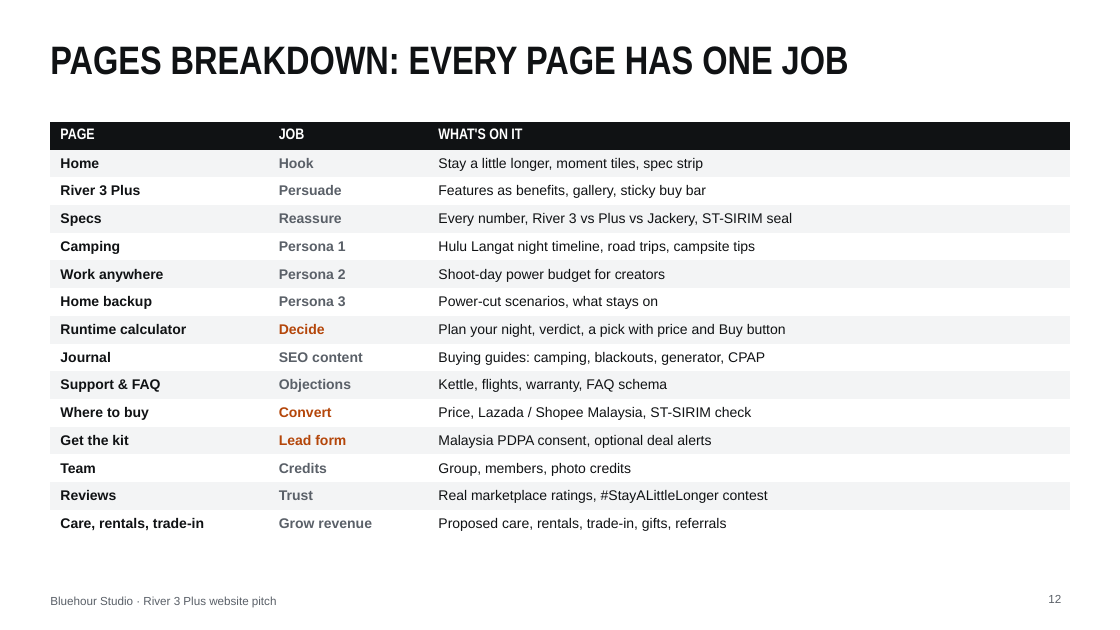
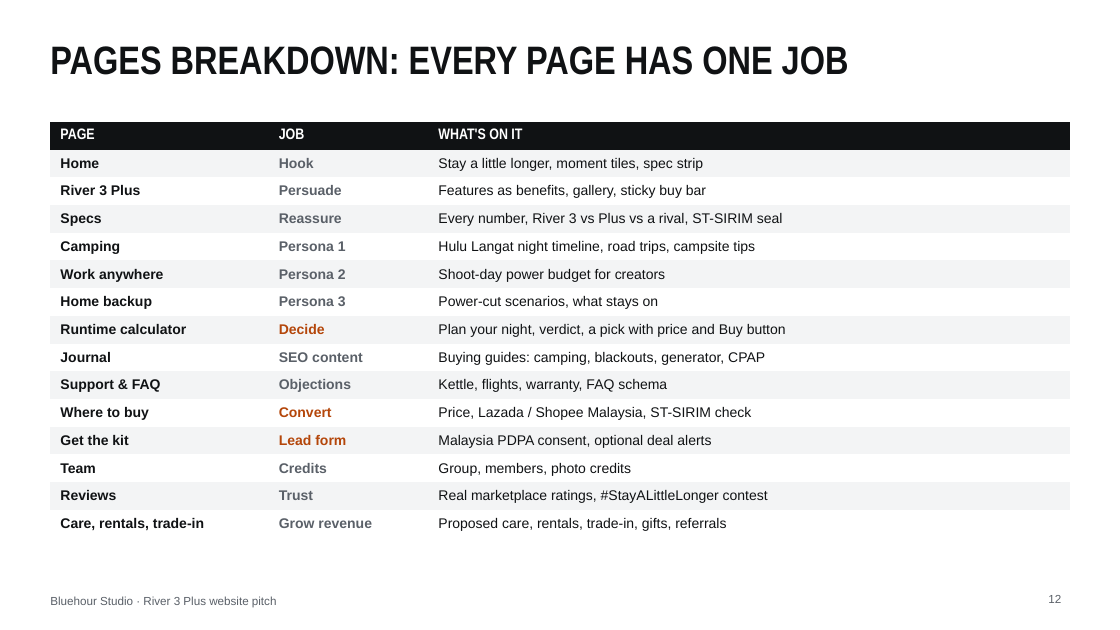
Before and after one commit to thecpinsiders/CS2024-Project-Website, a slide deck: slide 12 of Bluehour-Pitch-Deck.pptx. Drawn at 1120x630 pixels with LibreOffice and Linux fonts; fonts in the diff are those of the drawing. Boxes give left, top, right and bottom in pixels: in the first picture for what was removed or moved away, otherwise in the second. Text is boxed around its words. In the diff, an @@ line names an element or a change of style, - is before the commit and + after.

```diff
--- a/Bluehour-Pitch-Deck.pptx
+++ b/Bluehour-Pitch-Deck.pptx
@@ table at (50, 122, 1070, 538) @@
-row 4, column 3: Every number, River 3 vs Plus vs Jackery, ST-SIRIM seal
+row 4, column 3: Every number, River 3 vs Plus vs a rival, ST-SIRIM seal
```
Also in this commit, not shown: 2 other slides changed, 10 other files.
